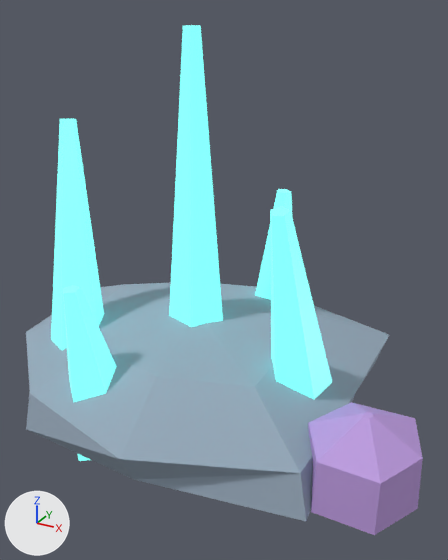
The glTF model Assets/ModelFactory/Models/DL-015/parts/mineral_accent.glb, before and after one commit.
The view is the same before and after, from a camera (50 mm lens) standing at (0.734, -1.198, 0.935) and looking at (0.084, -0.015, 0.343). Lighting does not change. The marker at lower left points along +X, +Y and +Z. The picture after the commit comes second. Where no turn or scale is listed for an object, it has been applied to the vertices. Vertices at exactly the same position are counted once.

Script lines for the objects in view, before the commit:
```python
ob_dl015_mineralaccent_coral_violet = bpy.data.objects.new('DL015_MineralAccent_coral_violet', me_dl015_mineralaccent_coral_violet)
ob_dl015_mineralaccent_coral_violet.location = (0.0, 0.0, 0.0)
ob_dl015_mineralaccent_emissive_teal = bpy.data.objects.new('DL015_MineralAccent_emissive_teal', me_dl015_mineralaccent_emissive_teal)
ob_dl015_mineralaccent_emissive_teal.location = (0.0, 0.0, 0.0)
ob_dl015_mineralaccent_stone_blue = bpy.data.objects.new('DL015_MineralAccent_stone_blue', me_dl015_mineralaccent_stone_blue)
ob_dl015_mineralaccent_stone_blue.location = (0.0, 0.0, 0.0)
```
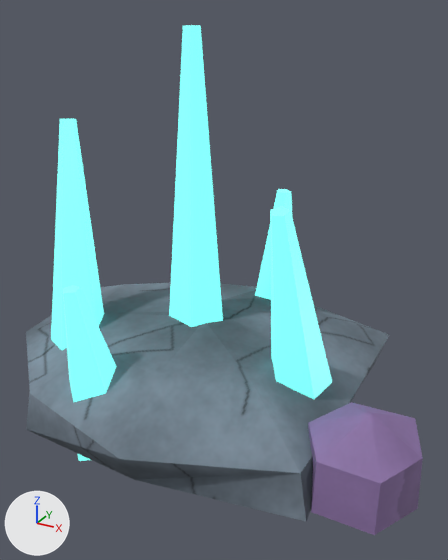
Location of each change, (x1, y1, x2, y2) in pixels of the pictures (448 x 560 px):
'DL015_MineralAccent_stone_blue', surface changed, recoloured (greyish blue to blue)
    both: (26, 283, 389, 521)
'DL015_MineralAccent_coral_violet', surface changed, recoloured (darker)
    both: (308, 402, 423, 535)

What changed in the scene script:
```text
Add img_detail_organic:
    img_detail_organic = load_image('detail_organic', '_unpacked/detail_organic', 256, 256, 'sRGB')
Add img_detail_rock:
    img_detail_rock = load_image('detail_rock', '_unpacked/detail_rock', 256, 256, 'sRGB')
Change mat_stone_blue:
    remove # nodes: BsdfPrincipled, OutputMaterial
    remove # colours: greyish blue #95a6b6
    nodes: BsdfPrincipled, Mix x2, OutputMaterial, TexImage, VertexColor
    colours: greyish blue #95a6b6, mixed with the vertex colours
    uses the picture img_detail_rock
Change mat_emissive_teal:
    where n0 = _N.new('ShaderNodeBsdfPrincipled'); n0.name = 'Principled BSDF'
    remove n0.inputs[0].default_value = (0.1, 0.5, 0.5, 1.0)  # 'Base Color', cyan #59bcbc
    add n2 = _N.new('ShaderNodeMix'); n2.name = 'Mix'
    add n2.data_type = 'RGBA'
    add n2.blend_type = 'MULTIPLY'
    add n2.inputs[0].default_value = 1.0  # 'Factor'
    add n2.inputs[7].default_value = (0.1, 0.5, 0.5, 1.0)  # 'B', cyan #59bcbc
    add n3 = _N.new('ShaderNodeVertexColor'); n3.name = 'Color Attribute'
    add _L.new(n2.outputs[2], n0.inputs[0])  # 'Result' to 'Base Color'
    add _L.new(n3.outputs[0], n2.inputs[6])  # 'Color' to 'A'
Change mat_coral_violet:
    remove # nodes: BsdfPrincipled, OutputMaterial
    remove # colours: purple #bc99dd
    nodes: BsdfPrincipled, Mix x2, OutputMaterial, TexImage, VertexColor
    colours: purple #bc99dd, mixed with the vertex colours
    uses the picture img_detail_organic
Change me_dl015_mineralaccent_stone_blue:
    where me_dl015_mineralaccent_stone_blue.from_pydata(...)  # 56 vertices, 108 faces; spans x -0.491..0.436, y -0.444..0.462, z -0.07..0.23
    used by ob_dl015_mineralaccent_stone_blue; location = (0.0, 0.0, 0.0)
    me_dl015_mineralaccent_stone_blue part 1: texture (UV) coordinates changed
    me_dl015_mineralaccent_stone_blue part 2: vertex colours changed
Change me_dl015_mineralaccent_coral_violet:
    where me_dl015_mineralaccent_coral_violet.from_pydata(...)  # 26 vertices, 48 faces; spans x 0.381..0.616, y -0.308..-0.081, z -0.02..0.22
    used by ob_dl015_mineralaccent_coral_violet; location = (0.0, 0.0, 0.0)
    me_dl015_mineralaccent_coral_violet part 3: vertex colours changed
```
